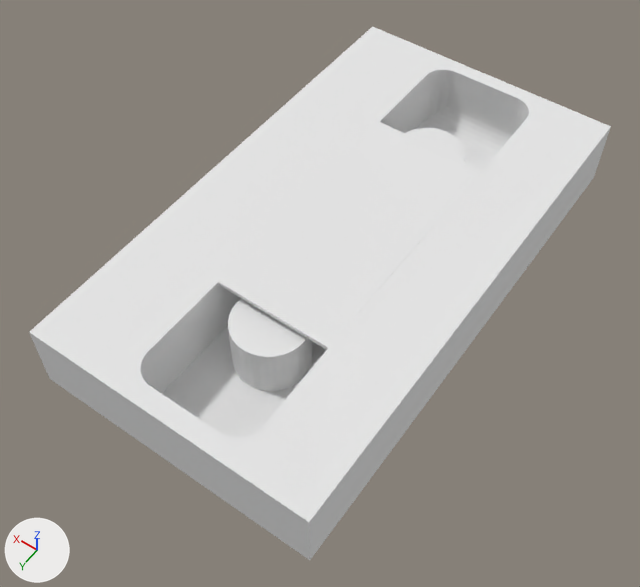
One commit to the Blender file NotForBroadcastPOC-Sourcetree/Assets/Blender Files/- Interactive/VHS Tape.blend: the scene before it, then after it.
Camera for both pictures: a 50 mm camera at (-0.1053, 0.1627, 0.2217) aimed at (-0.0001, 0.0154, -0.0098). The lights are fixed; the arrows at lower left show +X, +Y and +Z.

Objects in the first picture: 'Label', 'Side Label', 'Spool', 'Spool 01', 'VHS Tape'.
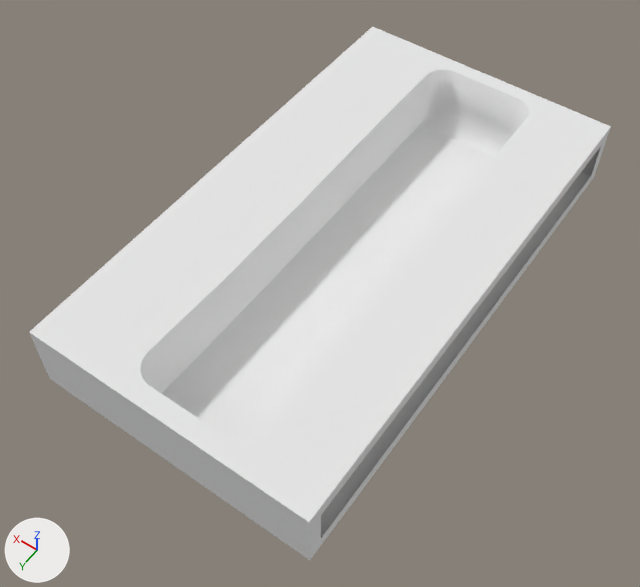
The change, as a list of edits to the scene's bpy script:
```text
Change me_cylinder_001:
    where me_cylinder_001.from_pydata(...)  # 64 vertices, 34 faces; spans x -0.0201..0.005, y -0.0306..-0.0056, z -0.0306..-0.0056
    used by ob_spool_01; location = (0.0051, 0.0624, 0.0125); scale = (1.0, 1.0, 0.754)
    me_cylinder_001 part 1: all 32 faces centred in x -0.02..0.0048, y -0.0305..-0.0057, z -0.0181 are now shaded smooth
Change me_cube:
    used by ob_vhs_tape; location = (0.0, 0.0, 0.0)
    remove me_cube.from_pydata(...)  # 92 vertices, 70 faces; spans x -0.05..0.05, y -0.09..0.09, z -0.013..0.013
    add me_cube.from_pydata(...)  # 102 vertices, 78 faces; spans x -0.05..0.05, y -0.09..0.09, z -0.013..0.013
    me_cube part 2
    4 vertices are removed from x -0.024..0.017, y -0.045..0.044, z 0.01..0.011
    10 faces are deleted
    2 vertices move from x -0.023..0.017, y 0.005..0.044, z 0.012..0.013 to x -0.023..0.017, y 0.003..0.044, z 0.012..0.013
    14 vertices are added at x -0.05..0.05, y -0.09..0.09, z 0.013
    18 new faces join them
    me_cube part 3: 51 kept faces spanning x -0.024..0.017, y -0.084..0.083, z -0.011..0.013 are now shaded smooth
Change ob_side_label:
    add ob_side_label.hide_viewport = True
Change ob_label:
    add ob_label.hide_viewport = True
Change ob_spool_01:
    add ob_spool_01.hide_viewport = True
Change ob_spool:
    add ob_spool.hide_viewport = True
```

Boxes [x1, y1, x2, y2] around the edits, measured in the pictures (640 x 587 px):
'Label', hidden: before [219, 122, 483, 349]
'Side Label', hidden: before [321, 146, 601, 538]
'Spool 01', hidden: before [228, 299, 312, 391]
'Spool', hidden: before [405, 128, 465, 161]
part 1 of me_cylinder_001, shading changed: before [228, 330, 312, 391]
part 2 of me_cube, built on: [139, 67, 601, 517] in both
part 3 of me_cube, shading changed: [140, 70, 529, 391] in both
